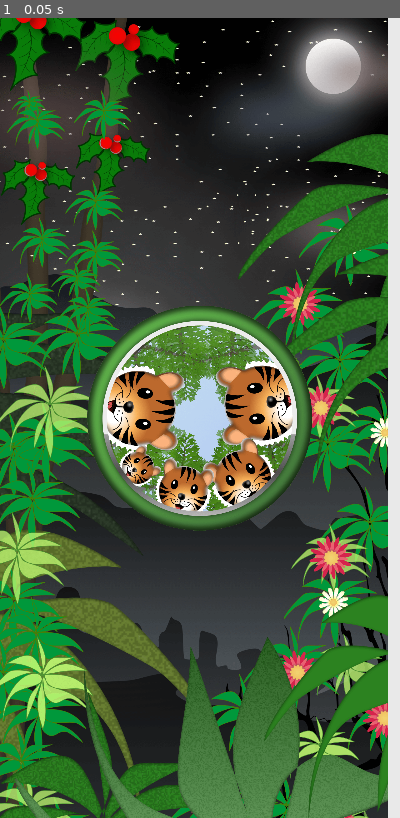
Above: before the commit, frame 1.
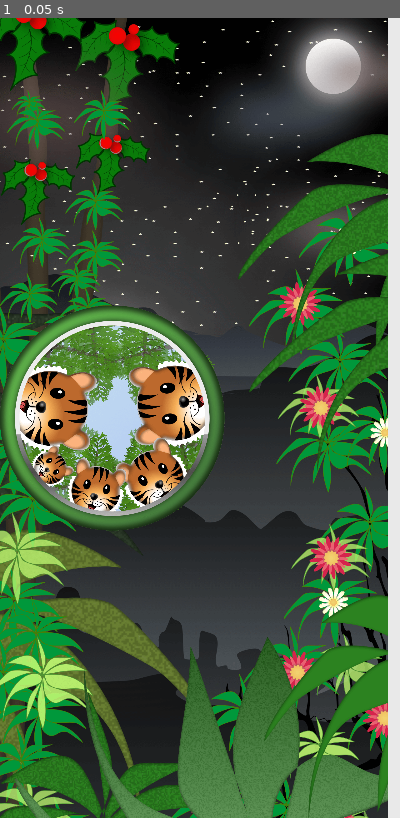
Above: after the commit, the same moment.

Repository: thunderrabbit/conswi
Game: Godot game, scene res://NightDayMainSplash/NightDayMainSplash.tscn
Two runs of this game, one before a commit and one after it. Both use one fixed random seed, a clock stepped at 60 frames per second and the inputs below. This scene is started directly instead of the project's main scene.
Inputs:
- Up to frame 1 (0.05 s): no input

The runs differ from the first frame. In frame 1, 17% of the frame differs, in the area x 0-78%, y 36-65%.

Commit message:
Release buttons from left and right anchors
So we can begin to spread them out horizontally

Diff:
--- a/NightDayMainSplash/CanvasLayer for World Select Buttons.gd
+++ b/NightDayMainSplash/CanvasLayer for World Select Buttons.gd
@@ -23,14 +23,14 @@
 	var button_width = get_button_width()
 	for texture in world_textures:
 		var new_butt = TextureButton.new()
-		new_butt.anchor_left = 0.5
-		new_butt.anchor_right = 0.5
+#		new_butt.anchor_left = 0.5
+#		new_butt.anchor_right = 0.5
 		new_butt.anchor_top = 0.5
 #		new_butt.anchor_bottom = 0.5
 		new_butt.set_normal_texture(texture)
 		var texture_size = texture.get_size()
 		new_butt.set_scale(Vector2(button_width/texture_size.x,button_width/texture_size.y))
-		new_butt.margin_left = -button_width / 2
+#		new_butt.margin_left = -button_width / 2
 #		new_butt.margin_right = -button_width / 2    # not needed?
 		new_butt.margin_top = -button_width / 2
 #		new_butt.margin_bottom = -button_width / 2    # not needed?
